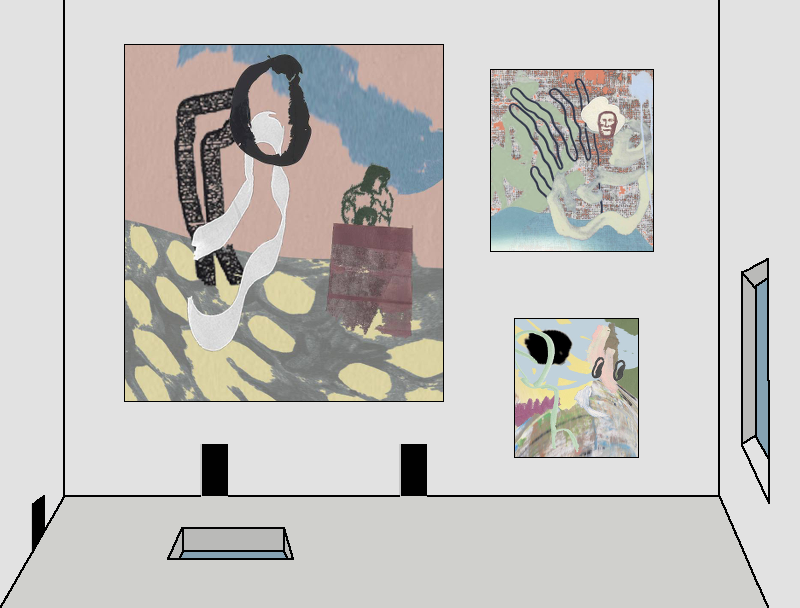
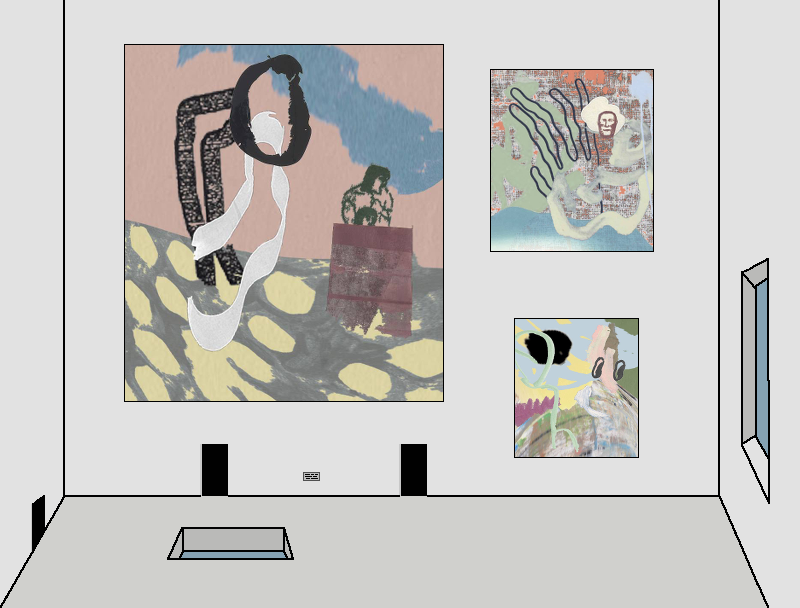
Comparing the layer stacks of the two w=800, h=608 images. Changes:
added layer "Layer #1" above "Pasted Layer #1" over (303, 357, 331, 481)
